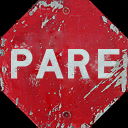
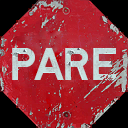
Layered file, before and after one edit (128 × 128). Changes by layer:
removed layer "Camada 2" over [16, 42, 111, 88]
added group "placa" with 4 layers above "Camada 0" over [11, 42, 120, 88]
moved "Camada 1" into group "placa", painted on it over [11, 42, 120, 88]
removed layer "PARE cópia" over [11, 49, 120, 79]
added layer "efeito" in group "placa" over [11, 42, 118, 88]
showed "PARE", moved it into group "placa", painted on it over [11, 48, 120, 80]
removed layer "signstreet004a" over [11, 42, 120, 88]
added layer "Camada 6" in group "placa" over [11, 42, 120, 88]
